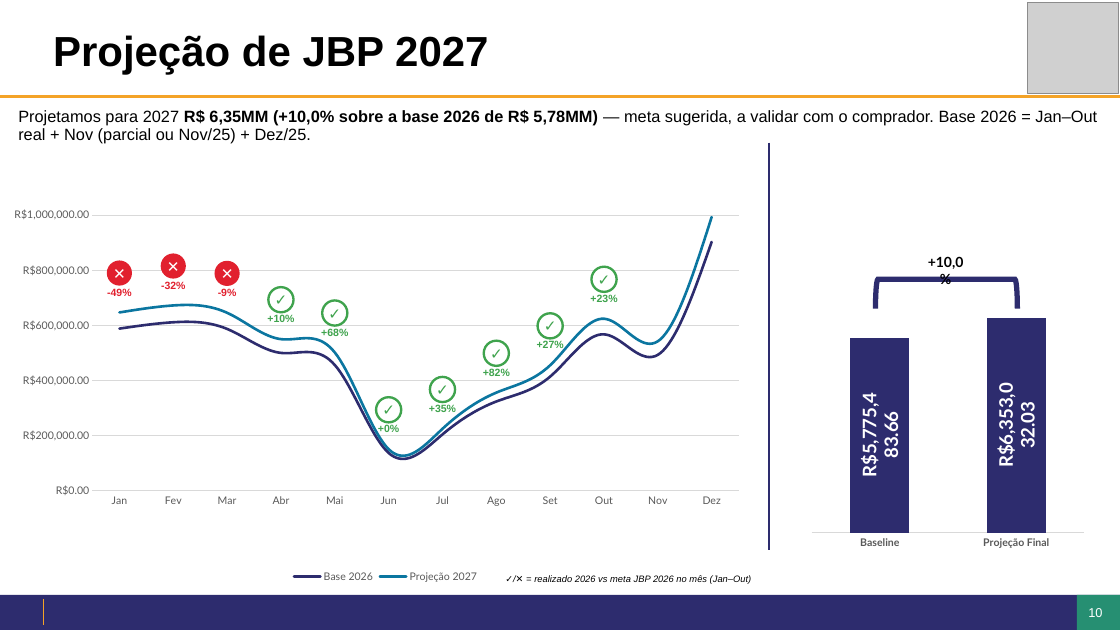
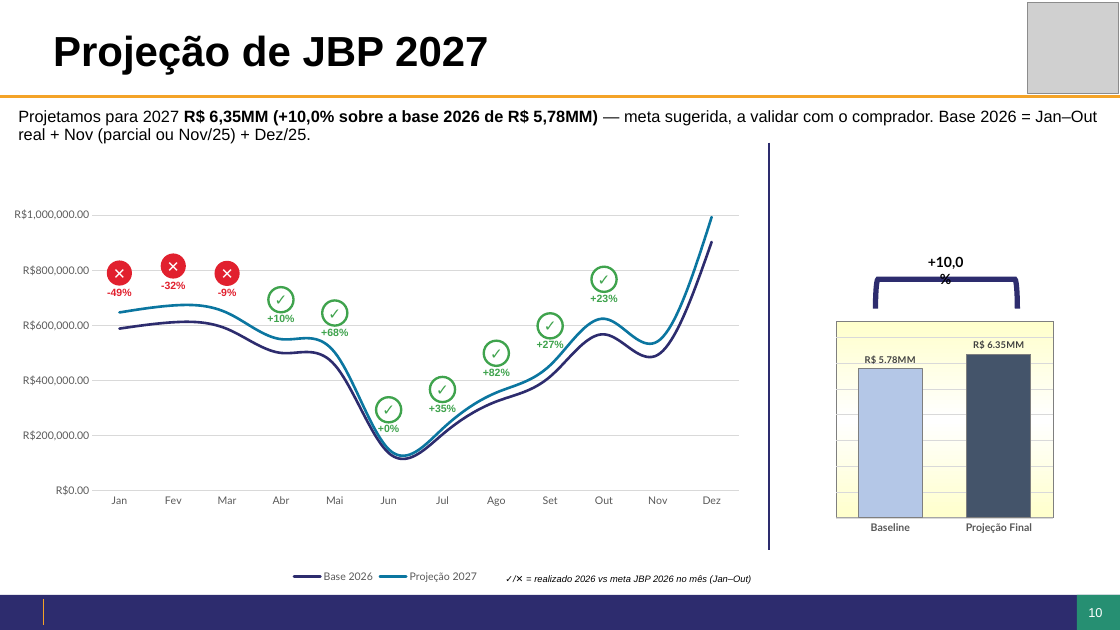
Before and after one commit to giovanoanjos27-del/Dashboard-Farma-sul, a slide deck: slide 10 of jbp/JBP2027_Araujo_Perfumaria.pptx. Drawn at 1120x630 pixels with LibreOffice and Linux fonts; fonts in the diff are those of the drawing; grey boxes stand for pictures; background and template pictures are left out. Boxes give left, top, right and bottom in pixels: in the first picture for what was removed or moved away, otherwise in the second. Text is boxed around its words. In the diff, an @@ line names an element or a change of style, - is before the commit and + after.

```diff
--- a/jbp/JBP2027_Araujo_Perfumaria.pptx
+++ b/jbp/JBP2027_Araujo_Perfumaria.pptx
@@ column chart at [805, 282, 1087, 564] @@
@@ Series 1, Baseline: 5775483.66 to 5780000 @@
@@ Series 1, Projeção Final: 6353032.03 to 6350000 @@
@@ colour of Series 1 #2D2C6E to #B4C7E7 @@
@@ data labels of Series 1 changed @@
@@ colours of single points changed @@
@@ category axis changed @@
@@ value axis changed @@
@@ bar spacing changed @@
@@ background changed @@
@@ plot area changed @@
```
Also in this commit, not shown: 3 other slides changed, 12 other files.
